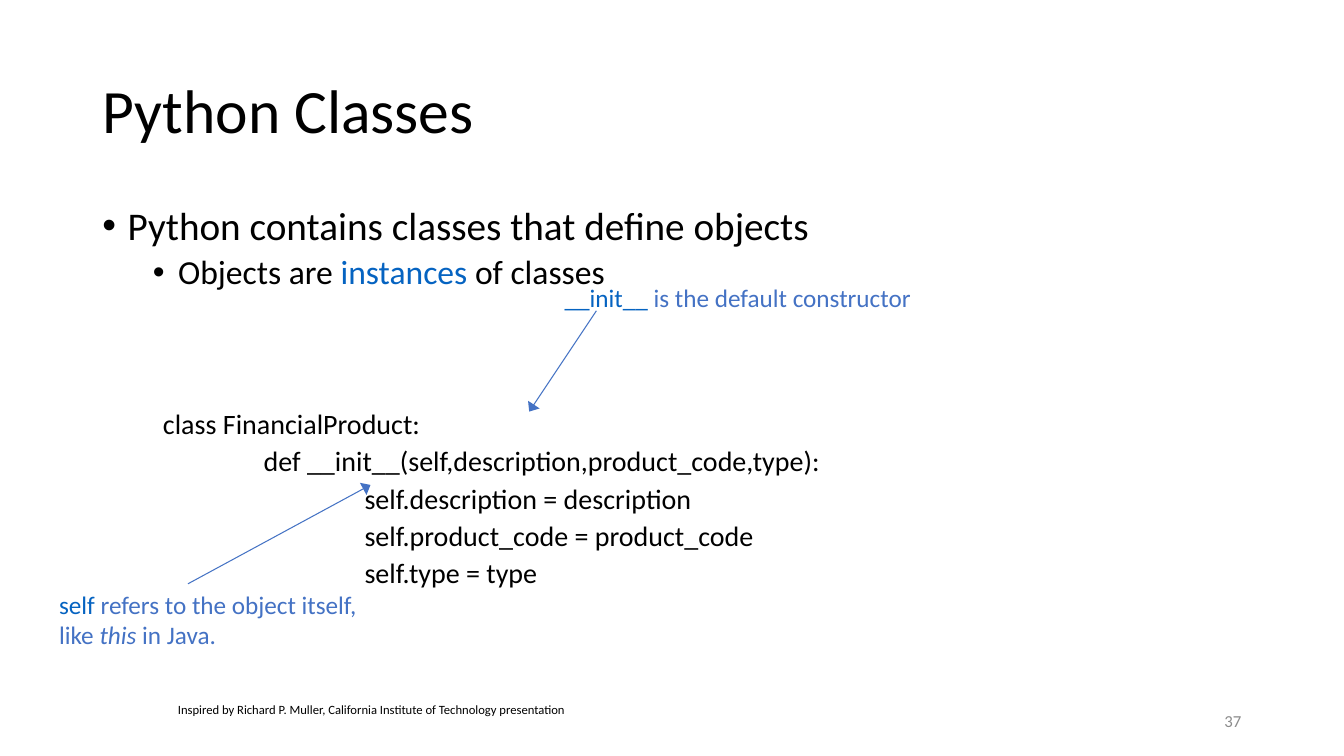
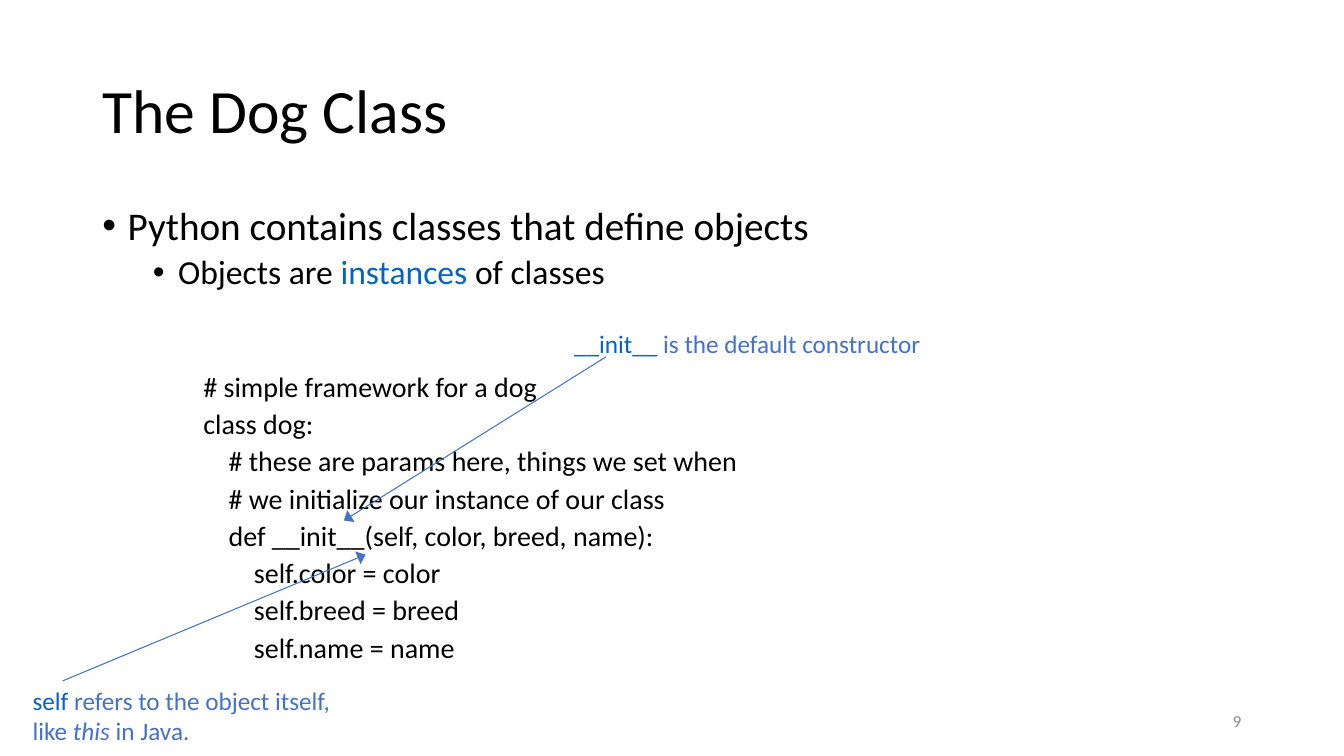
Before and after one commit to priorfire4411/python_for_analytics, a slide deck: slide 9 of presentation/MSCA_37014_v1.pptx (slide 37 before the commit). Drawn at 1344x756 pixels with LibreOffice and Linux fonts; fonts in the diff are those of the drawing. Boxes give left, top, right and bottom in pixels: in the first picture for what was removed or moved away, otherwise in the second. Text is boxed around its words. In the diff, an @@ line names an element or a change of style, - is before the commit and + after.

```diff
--- a/presentation/MSCA_37014_v1.pptx
+++ b/presentation/MSCA_37014_v1.pptx
@@ title at (102,90,448,144): text changed @@
-Python Classes
+The Dog Class
@@ text "__init__ is the default constructor": place and size @@
-text "__init__ is the default constructor" at (565,289,911,313)
+text "__init__ is the default constructor" at (574,335,920,360)
@@ arrow moved from (597, 311) - (529, 411) to (606, 357) - (344, 520) @@
@@ text at (203,377,736,659): text changed @@
-    class FinancialProduct:
-    def __init__(self,description,product_code,type):
-    self.description = description
-    self.product_code = product_code
-    self.type = type
+    # simple framework for a dog
+    class dog:
+    # these are params here, things we set when
+    # we initialize our instance of our class
+    def __init__(self, color, breed, name):
+    self.color = color
+    self.breed = breed
+    self.name = name
@@ arrow moved from (188, 584) - (371, 485) to (63, 682) - (366, 555) @@
@@ text "self refers to the object ...": place and size @@
-text "self refers to the object ..." at (59,596,357,644)
+text "self refers to the object ..." at (33,692,330,740)
@@ text removed at (178,705,564,716) @@
-Inspired by Richard P. Muller, California Institute of Technology presentation
@@ page number at (1233,716,1241,727): text changed @@
-37
+9
```
Also in this commit, not shown: 14 other slides changed, 5 slides added, 120 slides removed, 13 other files.
